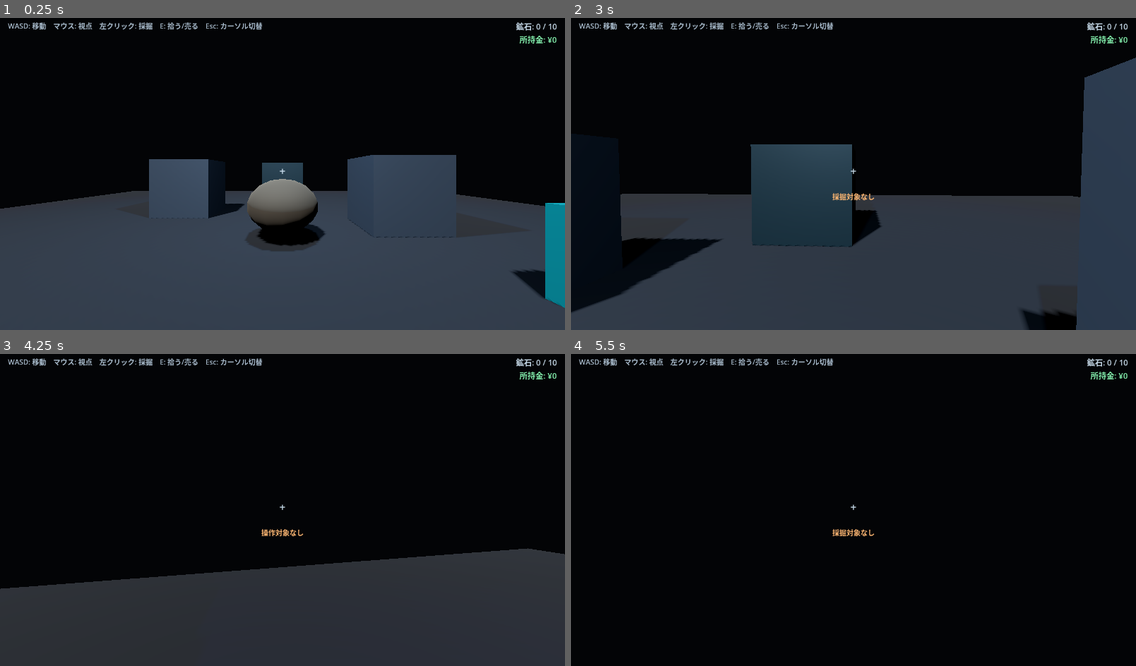
Above: before the commit, frames 1-4 (two rows, left to right).
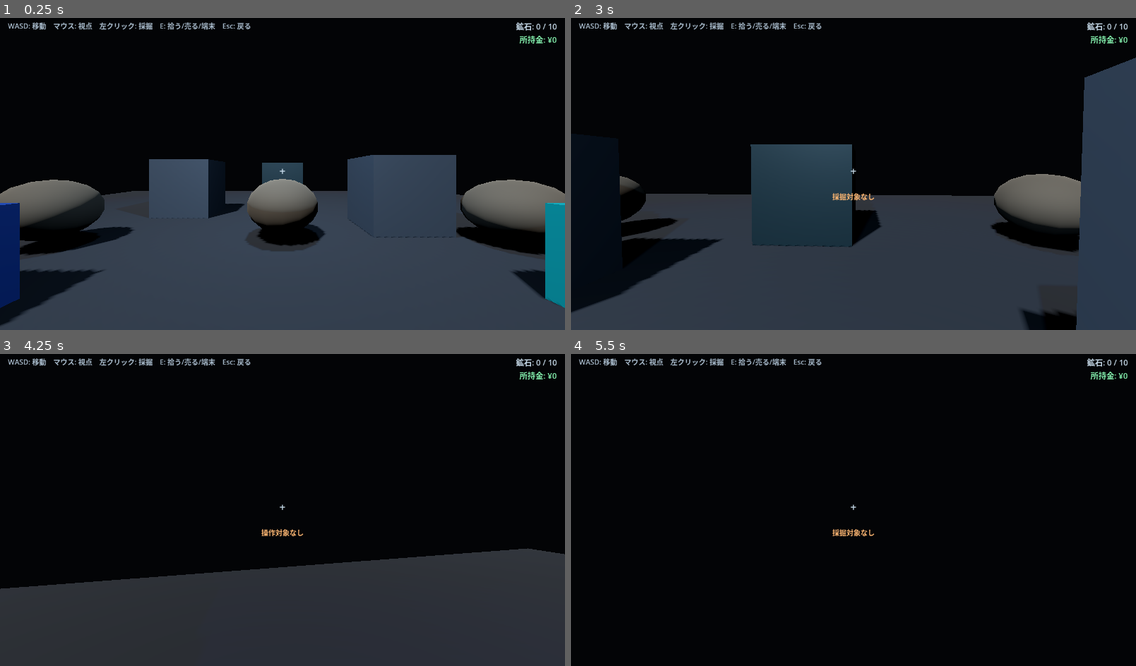
Above: after the commit, the same moments.

Repository: EliteMay/deep-factory
Game: Godot game, scene res://scenes/main/main.tscn
The game is run twice, just before and just after one commit, with the same random seed, the same clock (stepped at 60 frames per second) and the same inputs.
Inputs (mouse positions are in pixels of both pictures, inside the frame that each line leads up to):
- Up to frame 1 (0.25 s): no input
- Up to frame 2 (3 s): tap Enter at 0.5 s; move the mouse to (881, 170) at 0.52 s; hold E (interact) 0.53-1.28 s; hold W (move_forward) from 0.53 s (still down); click (881, 170) at 0.67 s; move the mouse to (825, 174) at 1.27 s; click (825, 174) at 1.35 s; tap Space at 2 s; move the mouse to (864, 164) at 2.02 s; hold E (interact) 2.03-2.78 s; move the mouse to (847, 177) at 2.77 s; click (847, 177) at 2.85 s
- Up to frame 3 (4.25 s): keep holding W (move_forward); move the mouse to (322, 510) at 3.52 s; hold E (interact) from 3.53 s (still down)
- Up to frame 4 (5.5 s): keep holding W (move_forward); move the mouse to (808, 503) at 4.27 s; release E (interact) at 4.28 s; click (808, 503) at 4.35 s; move the mouse to (859, 506) at 5.02 s; hold E (interact) from 5.03 s (still down); click (859, 506) at 5.17 s

The runs differ from the first frame. In frame 1, 8.6% of the frame differs, in the area x 0-100%, y 1-99%; in frame 2, 3.8%; in frame 3, 0.2%; in frame 4, 0.2%.
Error before the commit: Invalid access to property or key 'pressed' on a base object of type 'null instance'. (res://scripts/main/main_controller.gd:39)

Commit message:
feat: add upgrade terminal UI and test rocks

Diff:
--- a/scenes/main/main.tscn
+++ b/scenes/main/main.tscn
@@ -1,9 +1,10 @@
-[gd_scene load_steps=13 format=3]
+[gd_scene load_steps=18 format=3]
 
 [ext_resource type="PackedScene" path="res://scenes/player/player.tscn" id="1_player"]
 [ext_resource type="Script" path="res://scripts/main/main_controller.gd" id="2_main"]
 [ext_resource type="PackedScene" path="res://scenes/resources/mineable_rock.tscn" id="3_rock"]
 [ext_resource type="PackedScene" path="res://scenes/world/sell_station.tscn" id="4_sell"]
+[ext_resource type="PackedScene" path="res://scenes/world/upgrade_station.tscn" id="5_upgrade"]
 
 [sub_resource type="Environment" id="Environment_main"]
 background_mode = 1
@@ -36,6 +37,54 @@
 albedo_color = Color(0.12, 0.2, 0.23, 1)
 metallic = 0.35
 roughness = 0.58
+
+[sub_resource type="StyleBoxFlat" id="Style_upgrade_panel"]
+bg_color = Color(0.025, 0.04, 0.065, 0.98)
+border_width_left = 1
+border_width_top = 1
+border_width_right = 1
+border_width_bottom = 1
+border_color = Color(0.2, 0.48, 0.7, 0.85)
+corner_radius_top_left = 10
+corner_radius_top_right = 10
+corner_radius_bottom_right = 10
+corner_radius_bottom_left = 10
+
+[sub_resource type="StyleBoxFlat" id="Style_upgrade_button"]
+bg_color = Color(0.08, 0.22, 0.34, 1)
+border_width_left = 1
+border_width_top = 1
+border_width_right = 1
+border_width_bottom = 1
+border_color = Color(0.25, 0.62, 0.82, 0.8)
+corner_radius_top_left = 6
+corner_radius_top_right = 6
+corner_radius_bottom_right = 6
+corner_radius_bottom_left = 6
+
+[sub_resource type="StyleBoxFlat" id="Style_upgrade_button_hover"]
+bg_color = Color(0.11, 0.31, 0.46, 1)
+border_width_left = 1
+border_width_top = 1
+border_width_right = 1
+border_width_bottom = 1
+border_color = Color(0.36, 0.76, 0.96, 1)
+corner_radius_top_left = 6
+corner_radius_top_right = 6
+corner_radius_bottom_right = 6
+corner_radius_bottom_left = 6
+
+[sub_resource type="StyleBoxFlat" id="Style_upgrade_button_disabled"]
+bg_color = Color(0.08, 0.1, 0.13, 0.9)
+border_width_left = 1
+border_width_top = 1
+border_width_right = 1
+border_width_bottom = 1
+border_color = Color(0.24, 0.28, 0.32, 0.8)
+corner_radius_top_left = 6
+corner_radius_top_right = 6
+corner_radius_bottom_right = 6
+corner_radius_bottom_left = 6
 
 [node name="Main" type="Node3D"]
 script = ExtResource("2_main")
@@ -92,11 +141,26 @@
 [node name="CollisionShape3D" type="CollisionShape3D" parent="TestBlockC"]
 shape = SubResource("BoxShape_block")
 
-[node name="MiningRock" parent="." instance=ExtResource("3_rock")]
+[node name="MiningRockA" parent="." instance=ExtResource("3_rock")]
 position = Vector3(0, 0, 0)
 
+[node name="MiningRockB" parent="." instance=ExtResource("3_rock")]
+position = Vector3(-5, 0, 0.5)
+
+[node name="MiningRockC" parent="." instance=ExtResource("3_rock")]
+position = Vector3(5, 0, 0.5)
+
+[node name="MiningRockD" parent="." instance=ExtResource("3_rock")]
+position = Vector3(-5, 0, -5.5)
+
+[node name="MiningRockE" parent="." instance=ExtResource("3_rock")]
+position = Vector3(5, 0, -5.5)
+
 [node name="SellStation" parent="." instance=ExtResource("4_sell")]
-position = Vector3(4.2, 0, 3.0)
+position = Vector3(4.2, 0, 3)
+
+[node name="UpgradeStation" parent="." instance=ExtResource("5_upgrade")]
+position = Vector3(-4.2, 0, 3)
 
 [node name="Player" parent="." instance=ExtResource("1_player")]
 position = Vector3(0, 0.05, 5)
@@ -128,12 +192,12 @@
 anchor_top = 0.5
 anchor_right = 0.5
 anchor_bottom = 0.5
-offset_left = -210.0
+offset_left = -250.0
 offset_top = 42.0
-offset_right = 210.0
+offset_right = 250.0
 offset_bottom = 72.0
 theme_override_font_sizes/font_size = 16
-text = "採掘フィードバック"
+text = "フィードバック"
 horizontal_alignment = 1
 vertical_alignment = 1
 
@@ -169,11 +233,11 @@
 mouse_filter = 2
 offset_left = 18.0
 offset_top = 18.0
-offset_right = 700.0
+offset_right = 760.0
 offset_bottom = 54.0
 theme_override_colors/font_color = Color(0.72, 0.8, 0.87, 0.92)
 theme_override_font_sizes/font_size = 16
-text = "WASD: 移動　マウス: 視点　左クリック: 採掘　E: 拾う/売る　Esc: カーソル切替"
+text = "WASD: 移動　マウス: 視点　左クリック: 採掘　E: 拾う/売る/端末　Esc: 戻る"
 
 [node name="ControlState" type="Label" parent="HUD"]
 visible = false
@@ -192,3 +256,120 @@
 text = "ゲーム画面をクリックして操作開始"
 horizontal_alignment = 1
 vertical_alignment = 1
+
+[node name="UpgradePanel" type="PanelContainer" parent="HUD"]
+visible = false
+anchors_preset = 8
+anchor_left = 0.5
+anchor_top = 0.5
+anchor_right = 0.5
+anchor_bottom = 0.5
+offset_left = -340.0
+offset_top = -230.0
+offset_right = 340.0
+offset_bottom = 230.0
+theme_override_styles/panel = SubResource("Style_upgrade_panel")
+
+[node name="Margin" type="MarginContainer" parent="HUD/UpgradePanel"]
+theme_override_constants/margin_left = 24
+theme_override_constants/margin_top = 22
+theme_override_constants/margin_right = 24
+theme_override_constants/margin_bottom = 20
+
+[node name="VBox" type="VBoxContainer" parent="HUD/UpgradePanel/Margin"]
+theme_override_constants/separation = 12
+
+[node name="Title" type="Label" parent="HUD/UpgradePanel/Margin/VBox"]
+theme_override_colors/font_color = Color(0.82, 0.92, 1, 1)
+theme_override_font_sizes/font_size = 26
+text = "アップグレード端末"
+
+[node name="Subtitle" type="Label" parent="HUD/UpgradePanel/Margin/VBox"]
+theme_override_colors/font_color = Color(0.6, 0.7, 0.78, 1)
+theme_override_font_sizes/font_size = 14
+text = "売却したお金で、手作業を少しずつ効率化する"
+
+[node name="Balance" type="Label" parent="HUD/UpgradePanel/Margin/VBox"]
+theme_override_colors/font_color = Color(0.55, 1, 0.72, 1)
+theme_override_font_sizes/font_size = 18
+text = "所持金: ¥0"
+
+[node name="Separator" type="HSeparator" parent="HUD/UpgradePanel/Margin/VBox"]
+
+[node name="MiningRow" type="VBoxContainer" parent="HUD/UpgradePanel/Margin/VBox"]
+theme_override_constants/separation = 4
+
+[node name="Top" type="HBoxContainer" parent="HUD/UpgradePanel/Margin/VBox/MiningRow"]
+theme_override_constants/separation = 12
+
+[node name="Name" type="Label" parent="HUD/UpgradePanel/Margin/VBox/MiningRow/Top"]
+size_flags_horizontal = 3
+theme_override_font_sizes/font_size = 18
+text = "採掘速度"
+
+[node name="Purchase" type="Button" parent="HUD/UpgradePanel/Margin/VBox/MiningRow/Top"]
+custom_minimum_size = Vector2(130, 36)
+theme_override_styles/normal = SubResource("Style_upgrade_button")
+theme_override_styles/hover = SubResource("Style_upgrade_button_hover")
+theme_override_styles/pressed = SubResource("Style_upgrade_button_hover")
+theme_override_styles/disabled = SubResource("Style_upgrade_button_disabled")
+text = "購入 ¥5"
+
+[node name="Info" type="Label" parent="HUD/UpgradePanel/Margin/VBox/MiningRow"]
+theme_override_colors/font_color = Color(0.62, 0.7, 0.78, 1)
+text = "採掘間隔を0.45秒から0.25秒へ短縮する"
+
+[node name="CapacityRow" type="VBoxContainer" parent="HUD/UpgradePanel/Margin/VBox"]
+theme_override_constants/separation = 4
+
+[node name="Top" type="HBoxContainer" parent="HUD/UpgradePanel/Margin/VBox/CapacityRow"]
+theme_override_constants/separation = 12
+
+[node name="Name" type="Label" parent="HUD/UpgradePanel/Margin/VBox/CapacityRow/Top"]
+size_flags_horizontal = 3
+theme_override_font_sizes/font_size = 18
+text = "所持容量"
+
+[node name="Purchase" type="Button" parent="HUD/UpgradePanel/Margin/VBox/CapacityRow/Top"]
+custom_minimum_size = Vector2(130, 36)
+theme_override_styles/normal = SubResource("Style_upgrade_button")
+theme_override_styles/hover = SubResource("Style_upgrade_button_hover")
+theme_override_styles/pressed = SubResource("Style_upgrade_button_hover")
+theme_override_styles/disabled = SubResource("Style_upgrade_button_disabled")
+text = "購入 ¥10"
+
+[node name="Info" type="Label" parent="HUD/UpgradePanel/Margin/VBox/CapacityRow"]
+theme_override_colors/font_color = Color(0.62, 0.7, 0.78, 1)
+text = "鉱石バッグ容量を10から15へ増やす"
+
+[node name="MoveRow" type="VBoxContainer" parent="HUD/UpgradePanel/Margin/VBox"]
+theme_override_constants/separation = 4
+
+[node name="Top" type="HBoxContainer" parent="HUD/UpgradePanel/Margin/VBox/MoveRow"]
+theme_override_constants/separation = 12
+
+[node name="Name" type="Label" parent="HUD/UpgradePanel/Margin/VBox/MoveRow/Top"]
+size_flags_horizontal = 3
+theme_override_font_sizes/font_size = 18
+text = "移動速度"
+
+[node name="Purchase" type="Button" parent="HUD/UpgradePanel/Margin/VBox/MoveRow/Top"]
+custom_minimum_size = Vector2(130, 36)
+theme_override_styles/normal = SubResource("Style_upgrade_button")
+theme_override_styles/hover = SubResource("Style_upgrade_button_hover")
+theme_override_styles/pressed = SubResource("Style_upgrade_button_hover")
+theme_override_styles/disabled = SubResource("Style_upgrade_button_disabled")
+text = "購入 ¥10"
+
+[node name="Info" type="Label" parent="HUD/UpgradePanel/Margin/VBox/MoveRow"]
+theme_override_colors/font_color = Color(0.62, 0.7, 0.78, 1)
+text = "移動速度を5.0から6.5へ上げる"
+
+[node name="Status" type="Label" parent="HUD/UpgradePanel/Margin/VBox"]
+theme_override_colors/font_color = Color(0.74, 0.82, 0.9, 1)
+text = "購入するアップグレードを選んでください"
+
+[node name="CloseHint" type="Label" parent="HUD/UpgradePanel/Margin/VBox"]
+theme_override_colors/font_color = Color(0.48, 0.56, 0.64, 1)
+text = "Escでゲームへ戻る"
+horizontal_alignment = 2
